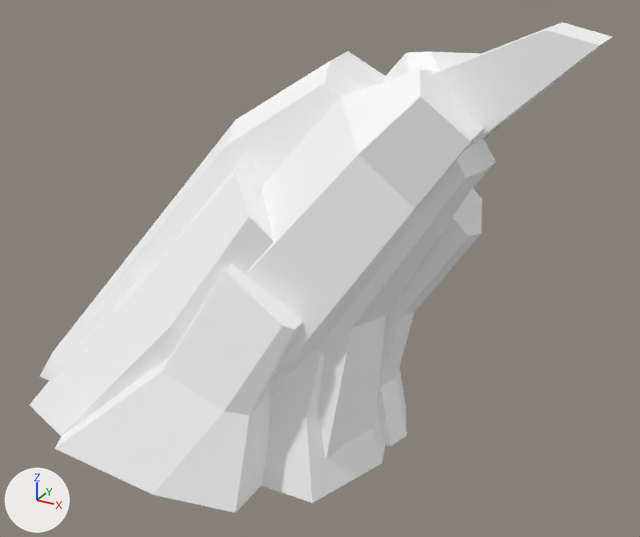
The glTF model assets/synty/simple_fantasy/models/SF_Env_Undead_Rock_01.glb: old version first, new version second.
Rendered twice from a 50 mm camera at (0.0733, -0.1139, 0.085) aimed at (0.0095, 0.0019, 0.0271). Arrows for +X, +Y and +Z are at lower left; the lights stay in place.

Objects in the first picture: 'SF_Env_Undead_Rock_01'.
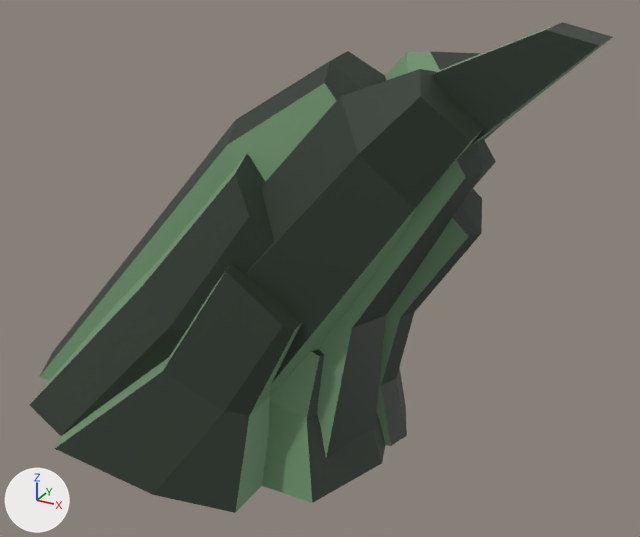
Changed parts and their boxes (x1, y1, x2, y2) in the pictures (640 x 537 px):
'SF_Env_Undead_Rock_01', surface changed (white to black): (30, 22, 612, 513) in both

The change, as a list of edits to the scene's bpy script:
```text
Add img_undead_footman_01:
    img_undead_footman_01 = load_image('Undead_Footman_01', '_unpacked/Undead_Footman_01', 512, 512, 'sRGB')
Change mat_lambert1:
    remove mat_lambert1.base_color = (1.0, 1.0, 1.0)  # white #ffffff
    add mat_lambert1.texture = img_undead_footman_01
```
